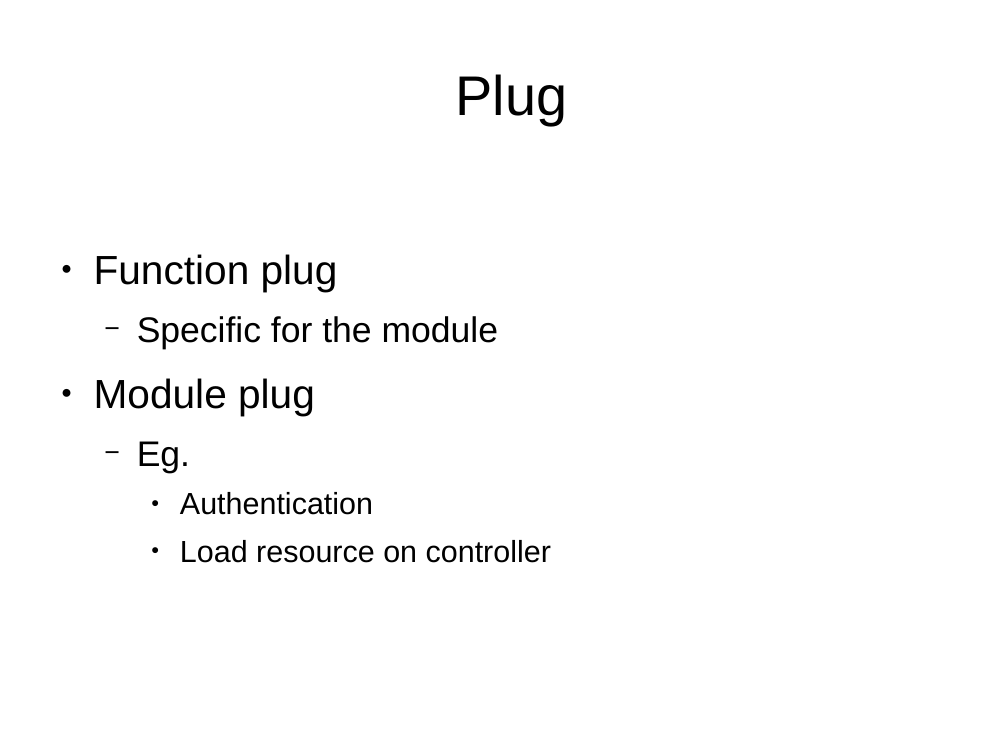
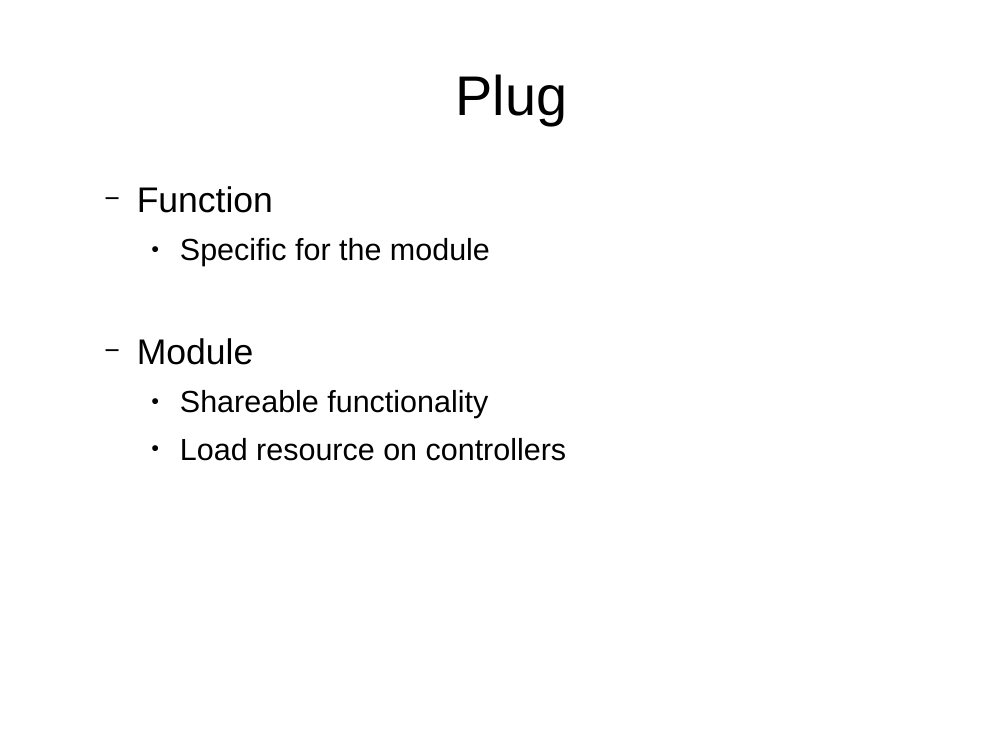
Before and after one commit to ramortegui/talks, a slide deck: slide 11 of odps/working_with_phoenix.odp (slide 17 before the commit). Drawn at 1008x756 pixels with LibreOffice and Linux fonts; fonts in the diff are those of the drawing. Boxes give left, top, right and bottom in pixels: in the first picture for what was removed or moved away, otherwise in the second. Text is boxed around its words. In the diff, an @@ line names an element or a change of style, - is before the commit and + after.

```diff
--- a/odps/working_with_phoenix.odp
+++ b/odps/working_with_phoenix.odp
@@ text at (x1=137, y1=186, x2=273, y2=213): text changed; size 32 to 28 pt @@
-● Function plug
+  − Function
@@ text at (x1=180, y1=238, x2=490, y2=266): size 28 to 24 pt in "Specific for the module"; bullet − to ●; list level 2 to 3 in "Specific for the module" @@
@@ text at (x1=137, y1=338, x2=567, y2=461): text changed @@
-● Module plug
-  − Eg.
-    ● Authentication
-    ● Load resource on controller
+  − Module
+    ● Shareable functionality
+    ● Load resource on controllers
```
Also in this commit, not shown: 27 other slides changed, 9 slides added, 10 other files.
